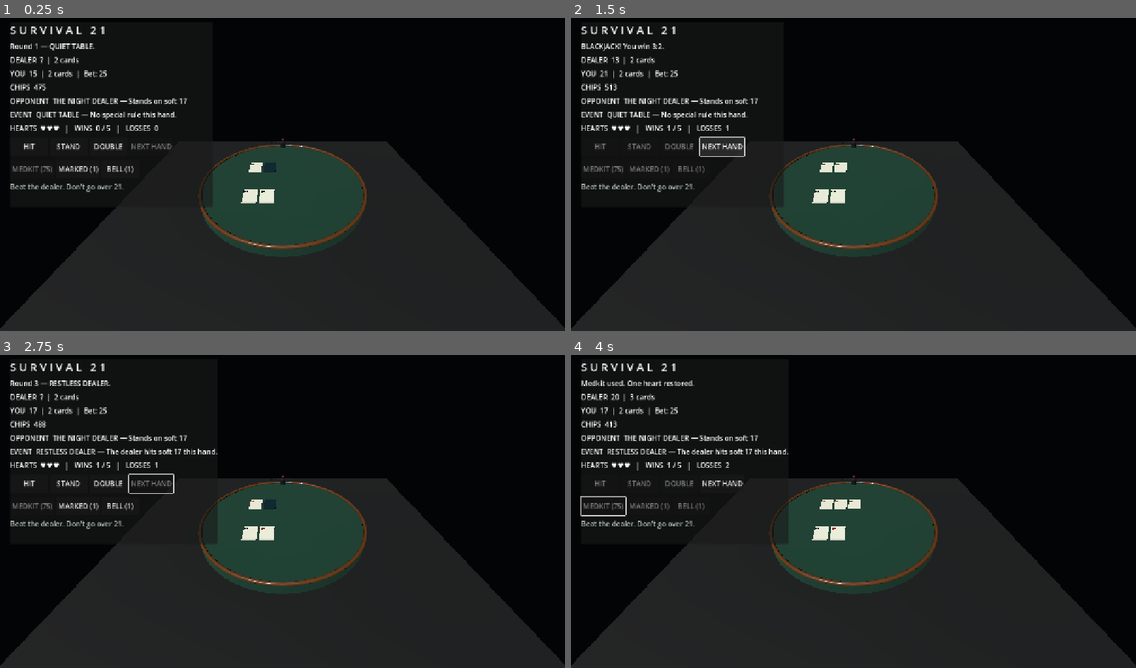
Above: before the commit, frames 1-4 (two rows, left to right).
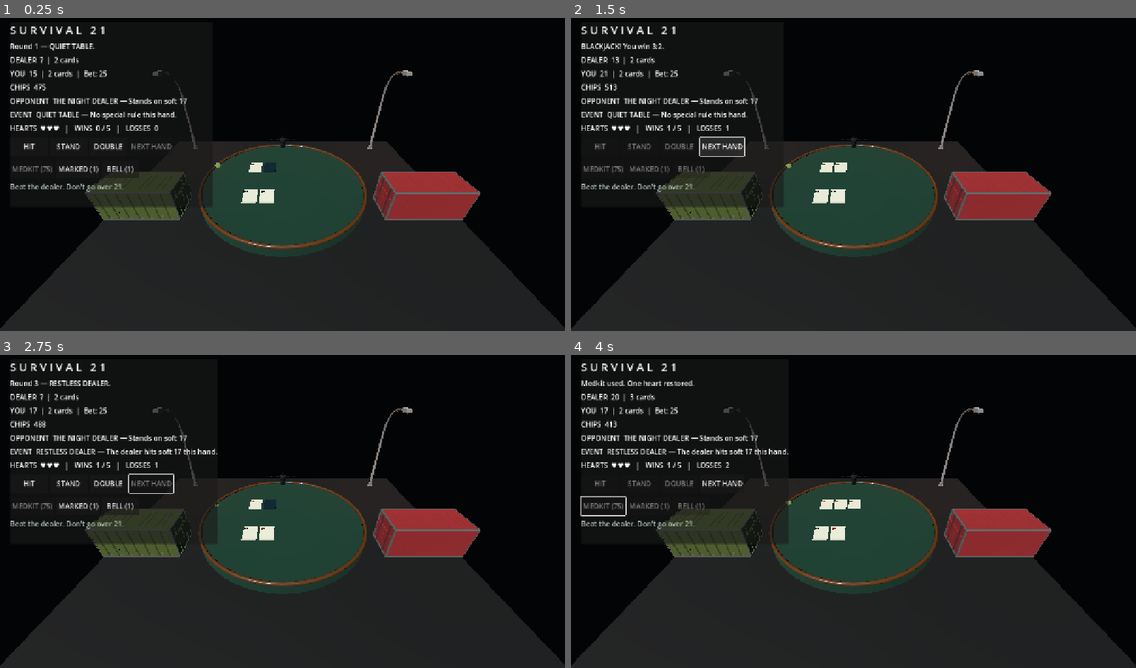
Above: after the commit, the same moments.

Repository: kage049754/Cgame
Game: Godot game, scene res://scenes/main.tscn
The game is run twice, just before and just after one commit, with the same random seed, the same clock (stepped at 60 frames per second) and the same inputs.
Inputs:
- Up to frame 1 (0.25 s): no input
- Up to frame 2 (1.5 s): click "HIT" at 0.5 s; click "NEXT HAND" at 1.25 s
- Up to frame 3 (2.75 s): click "NEXT HAND" at 2 s
- Up to frame 4 (4 s): click "STAND" at 2.75 s; click "MEDKIT (75)" at 3.5 s

The runs differ from the first frame. In frame 1, 4.4% of the frame differs, in the area x 15-85%, y 16-65%; in frame 2, 4.5%; in frame 3, 4.4%; in frame 4, 4.5%.

Commit message:
Build Quaternius post-apocalyptic arena environment

Diff:
--- a/scripts/main.gd
+++ b/scripts/main.gd
@@ -4,6 +4,10 @@
 const Opponents = preload("res://scripts/opponent_profiles.gd")
 const DealerCharacterScene = preload("res://scenes/dealer_character.tscn")
 const ZombieEnemyScene = preload("res://scenes/zombie_enemy.tscn")
+const StreetTileScene = preload("res://assets/environment/street_4way.gltf")
+const StreetLightsScene = preload("res://assets/environment/streetlights.gltf")
+const RedContainerScene = preload("res://assets/environment/container_red.gltf")
+const GreenContainerScene = preload("res://assets/environment/container_green.gltf")
 const SurvivalItemsState = preload("res://scripts/survival_items.gd")
 const SaveSystem = preload("res://scripts/survival_save.gd")
 const EncounterEventsState = preload("res://scripts/encounter_events.gd")
@@ -111,6 +115,43 @@
 	floor_mesh.position = Vector3(0, -0.75, 0)
 	floor_mesh.material_override = _material(Color(0.035, 0.045, 0.05), 0.85)
 	add_child(floor_mesh)
+	var street_tile := StreetTileScene.instantiate()
+	street_tile.position = Vector3(0, -0.75, 0)
+	street_tile.scale = Vector3(2.0, 1.0, 1.7)
+	add_child(street_tile)
+
+	var pedestal_mesh := MeshInstance3D.new()
+	var pedestal := CylinderMesh.new()
+	pedestal.top_radius = 1.5
+	pedestal.bottom_radius = 1.8
+	pedestal.height = 0.3
+	pedestal_mesh.mesh = pedestal
+	pedestal_mesh.position.y = -0.4
+	pedestal_mesh.material_override = _material(Color(0.055, 0.065, 0.07), 0.8)
+	add_child(pedestal_mesh)
+
+	var red_container := RedContainerScene.instantiate()
+	red_container.position = Vector3(7.0, -0.55, 1.4)
+	red_container.scale = Vector3.ONE * 0.68
+	add_child(red_container)
+
+	var green_container := GreenContainerScene.instantiate()
+	green_container.position = Vector3(-7.0, -0.55, 1.4)
+	green_container.scale = Vector3.ONE * 0.68
+	green_container.rotation_degrees.y = 180
+	add_child(green_container)
+
+	for side in [-1.0, 1.0]:
+		var streetlight := StreetLightsScene.instantiate()
+		streetlight.position = Vector3(side * 7.0, -0.55, -5.5)
+		streetlight.scale = Vector3.ONE * 0.9
+		add_child(streetlight)
+		var lamp := OmniLight3D.new()
+		lamp.position = Vector3(side * 7.0, 4.5, -5.5)
+		lamp.light_color = Color(1.0, 0.55, 0.28)
+		lamp.light_energy = 1.6
+		lamp.omni_range = 10.0
+		add_child(lamp)
 
 	var table_mesh := MeshInstance3D.new()
 	var table := CylinderMesh.new()
@@ -136,10 +177,10 @@
 	cards_root.name = "Cards"
 	add_child(cards_root)
 	var dealer_character := DealerCharacterScene.instantiate()
-	dealer_character.position = Vector3(0, -0.75, -4.05)
+	dealer_character.position = Vector3(0, -0.55, -4.05)
 	add_child(dealer_character)
 	zombie_character = ZombieEnemyScene.instantiate() as Node3D
-	zombie_character.position = Vector3(-4.05, -0.75, -1.65)
+	zombie_character.position = Vector3(-4.05, -0.55, -1.65)
 	zombie_character.scale = Vector3.ONE * 0.82
 	add_child(zombie_character)
 
Not shown, added: assets/environment/container_green.gltf
Not shown, added: assets/environment/container_red.gltf
Not shown, added: assets/environment/street_4way.gltf
Not shown, added: assets/environment/streetlights.gltf
Not shown, changed: THIRD_PARTY_ASSETS.md
